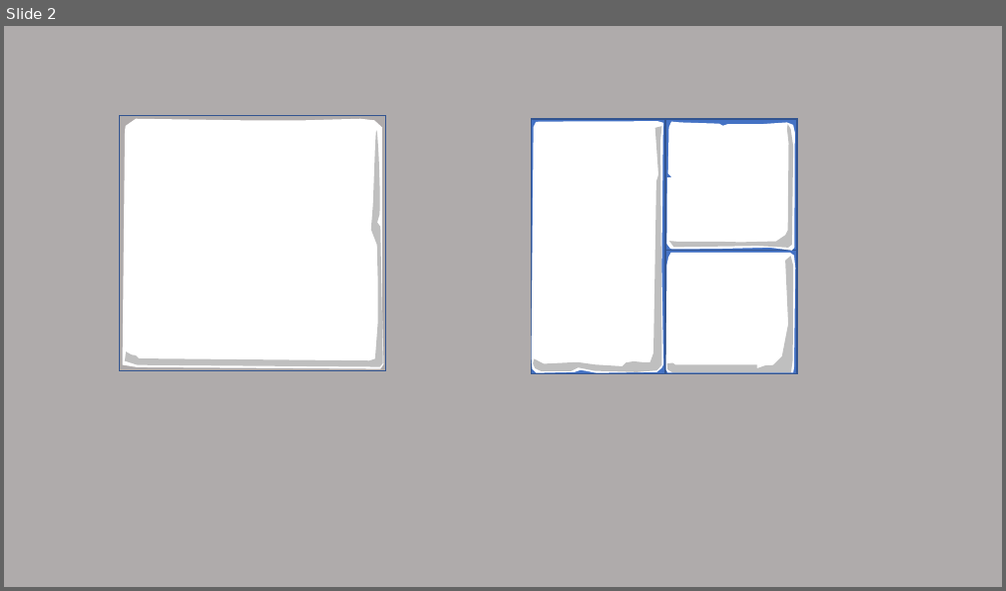
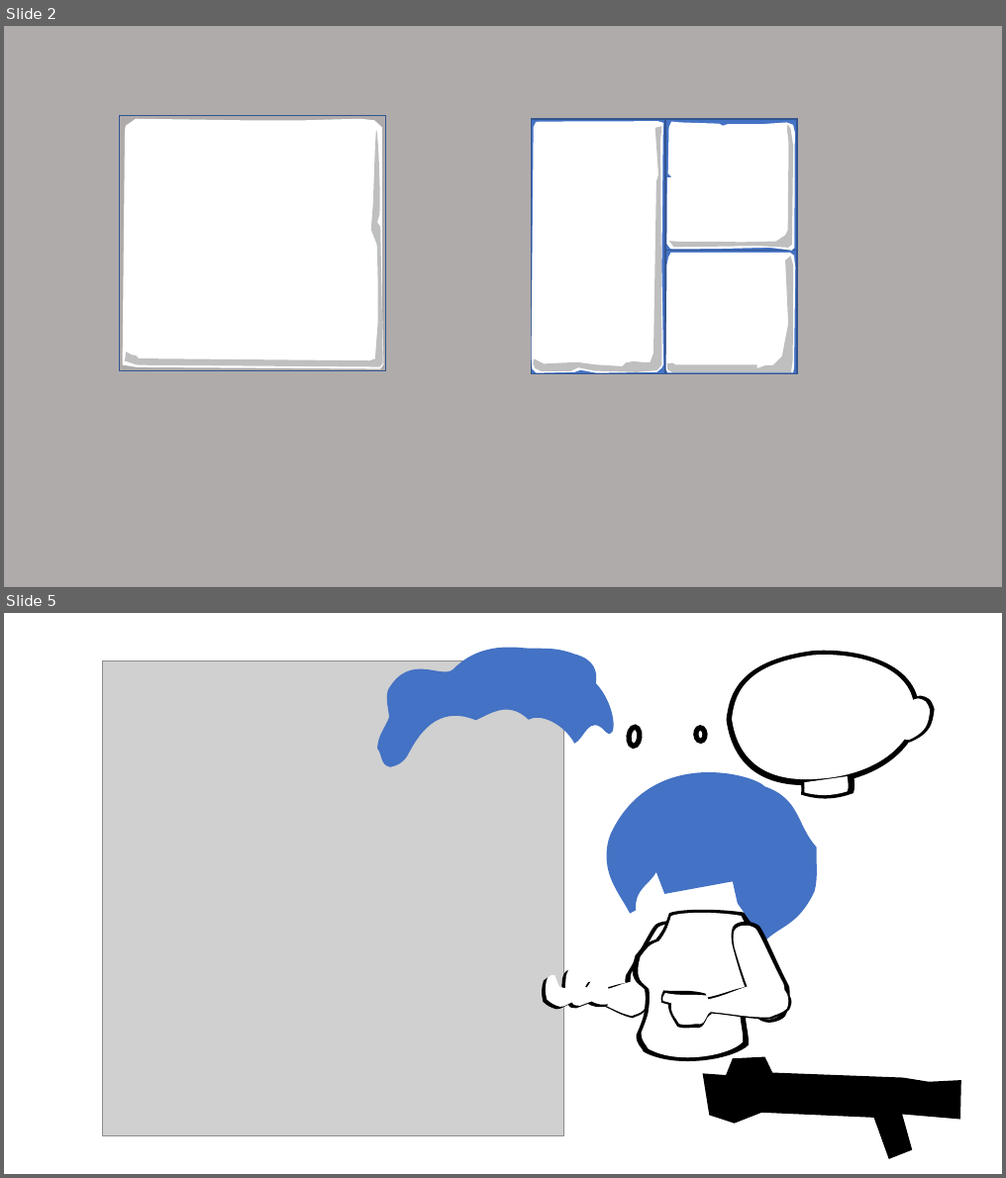
Before and after one commit to pointlesspun/TopDownShooter, a slide deck: Assets/Sprites/image sheet.pptx. Shown one above the other, each under a label of ours: slide 2 before the commit, slides 2 and 5 after it; the slides between them are not shown. The pictures are 1006x591 and 1006x1178 pixels, drawn with LibreOffice and Linux fonts; fonts in the diff are those of the drawing; grey boxes stand for pictures. Boxes give left, top, right and bottom in pixels: in the first picture for what was removed or moved away, otherwise in the second. Text is boxed around its words. In the diff, an @@ line names an element or a change of style, - is before the commit and + after.

```diff
--- a/Assets/Sprites/image sheet.pptx
+++ b/Assets/Sprites/image sheet.pptx
@@ slide 5 added at bbox=[4, 613, 1002, 1174], background #FFFFFF @@
@@ picture added at bbox=[103, 661, 564, 1136] @@
@@ freeform shape added at bbox=[377, 648, 614, 767], fill #4472C4 @@
@@ group added at bbox=[727, 651, 935, 799]: 6 freeform shapes @@
@@ ellipse added at bbox=[628, 726, 641, 746], outline #000000 5 pt @@
@@ ellipse added at bbox=[695, 727, 705, 742], outline #000000 5 pt @@
@@ freeform shape added at bbox=[607, 772, 817, 942], fill #4472C4 @@
@@ freeform shape added at bbox=[626, 922, 684, 1006], fill #000000 @@
@@ freeform shape added at bbox=[629, 922, 681, 1005], fill #FFFFFF @@
@@ freeform shape added at bbox=[633, 910, 757, 1062], fill #000000 @@
@@ freeform shape added at bbox=[638, 913, 750, 1059], fill #FFFFFF @@
@@ freeform shape added at bbox=[732, 922, 790, 1023], fill #000000 @@
@@ freeform shape added at bbox=[733, 924, 786, 1022], fill #FFFFFF @@
@@ freeform shape added at bbox=[546, 967, 611, 1007], fill #FFFFFF @@
@@ freeform shape added at bbox=[542, 970, 607, 1010], fill #000000 @@
@@ freeform shape added at bbox=[588, 976, 651, 1021], fill #000000 @@
@@ freeform shape added at bbox=[588, 973, 651, 1020], fill #FFFFFF @@
@@ freeform shape added at bbox=[661, 991, 712, 1029], fill #000000 @@
@@ freeform shape added at bbox=[662, 993, 712, 1026], fill #FFFFFF @@
@@ freeform shape added at bbox=[692, 983, 788, 1018], fill #FFFFFF @@
@@ freeform shape added at bbox=[693, 986, 792, 1020], fill #000000 @@
@@ freeform shape added at bbox=[703, 1057, 961, 1159], fill #000000 @@
```
Also in this commit, not shown: 2 other slides added, 28 other files.
